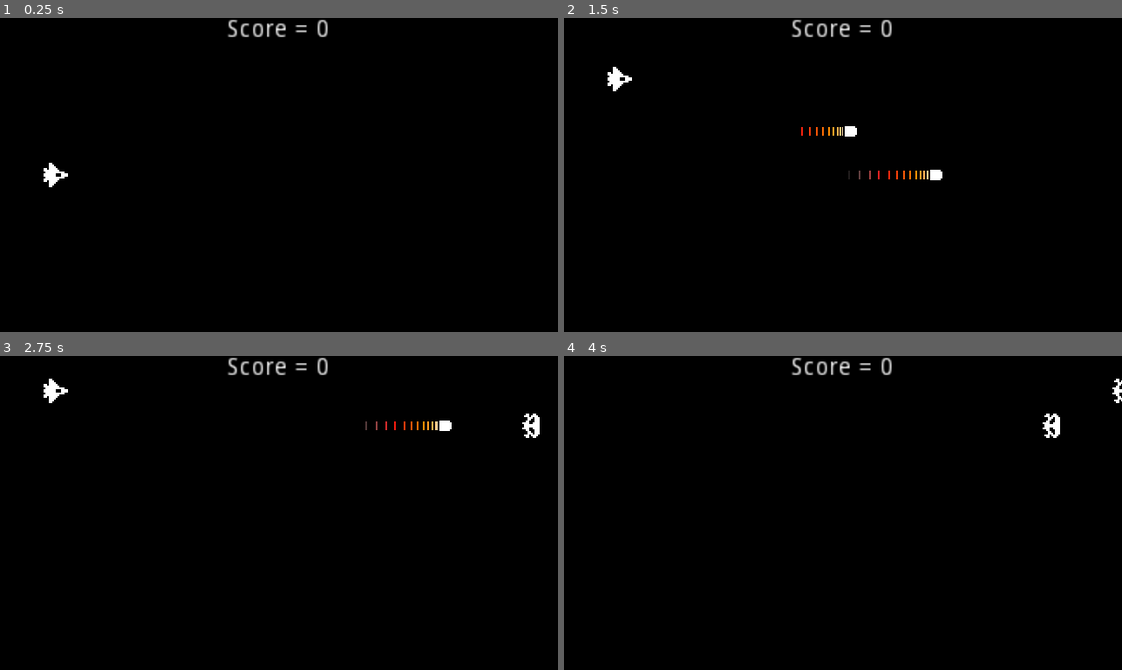
Above: before the commit, frames 1-4 (two rows, left to right).
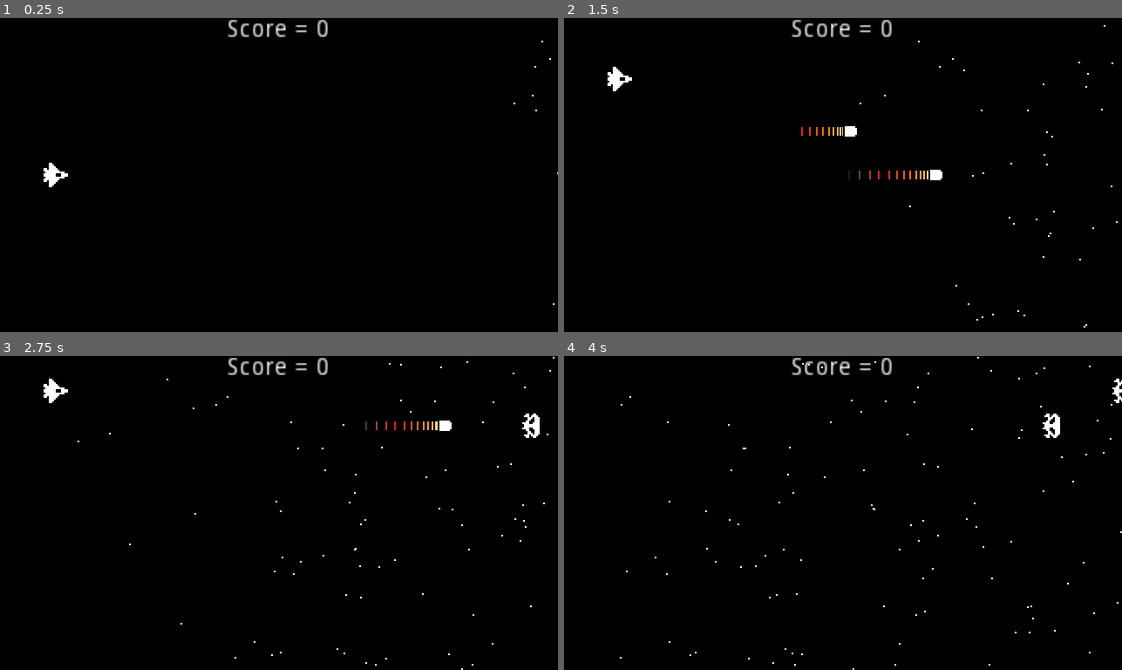
Above: after the commit, the same moments.

Repository: akira80kv/godot-space-shooter
Game: Godot game, scene res://World.tscn
Two runs of this game, one before a commit and one after it. Both use one fixed random seed, a clock stepped at 60 frames per second and the inputs below.
Inputs:
- Up to frame 1 (0.25 s): no input
- Up to frame 2 (1.5 s): tap Enter (ui_accept) at 0.5, 0.77 s; hold Up (ui_up) 0.53-1.28 s; hold Down (ui_down) from 1.28 s (still down)
- Up to frame 3 (2.75 s): tap Enter (ui_accept) at 1.52 s; release Down (ui_down) at 2.03 s; hold Up (ui_up) from 2.03 s (still down)
- Up to frame 4 (4 s): tap Enter (ui_accept) at 3.02, 3.77 s; release Up (ui_up) at 3.53 s; hold Down (ui_down) from 3.53 s (still down)

The runs differ from the first frame. In frame 1, less than 0.1% of the frame differs, in the area x 92-100%, y 7-92%; in frame 2, less than 0.1%; in frame 3, 0.1%; in frame 4, 0.2%, in the area x 10-100%, y 0-100%.

Commit message:
added stars

Diff:
--- a/World.tscn
+++ b/World.tscn
@@ -1,8 +1,19 @@
-[gd_scene load_steps=4 format=2]
+[gd_scene load_steps=5 format=2]
 
 [ext_resource path="res://Ship.tscn" type="PackedScene" id=1]
 [ext_resource path="res://EnemySpawner.tscn" type="PackedScene" id=2]
 [ext_resource path="res://World.gd" type="Script" id=3]
+
+[sub_resource type="ParticlesMaterial" id=1]
+emission_shape = 2
+emission_box_extents = Vector3( 1, 90, 1 )
+flag_disable_z = true
+spread = 0.0
+gravity = Vector3( 0, 0, 0 )
+initial_velocity = -100.0
+initial_velocity_random = 0.5
+orbit_velocity = 0.0
+orbit_velocity_random = 0.0
 
 [node name="World" type="Node" groups=[
 "World",
@@ -32,3 +43,9 @@
 __meta__ = {
 "_edit_use_anchors_": false
 }
+
+[node name="Particles2D" type="Particles2D" parent="."]
+position = Vector2( 320, 90 )
+amount = 200
+lifetime = 7.0
+process_material = SubResource( 1 )
